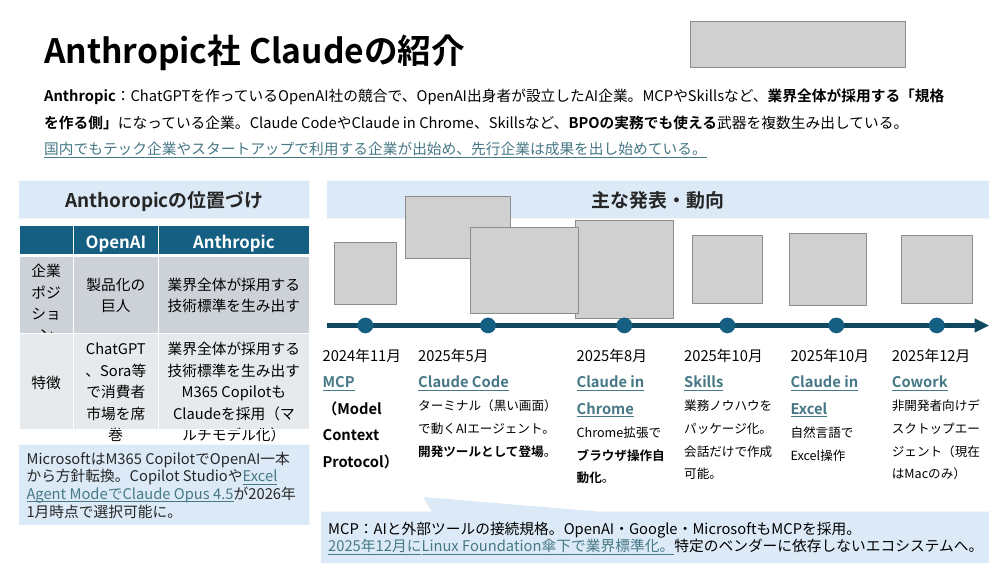
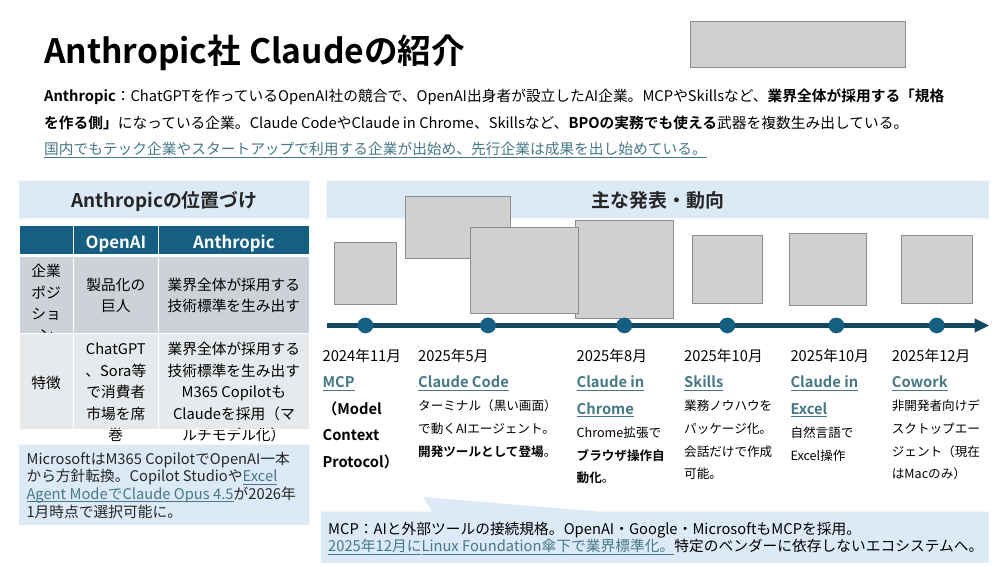
Before and after one commit to haits812/skills, a slide deck: slide 1 of プレゼンテーション1.pptx. Drawn at 1008x567 pixels with LibreOffice and Linux fonts; fonts in the diff are those of the drawing; grey boxes stand for pictures; background and template pictures are left out. Boxes give left, top, right and bottom in pixels: in the first picture for what was removed or moved away, otherwise in the second. Text is boxed around its words. In the diff, an @@ line names an element or a change of style, - is before the commit and + after.

```diff
--- a/プレゼンテーション1.pptx
+++ b/プレゼンテーション1.pptx
@@ text in rectangle at <box>71,191,257,211</box>: text changed @@
-Anthoropicの位置づけ
+Anthropicの位置づけ
```
